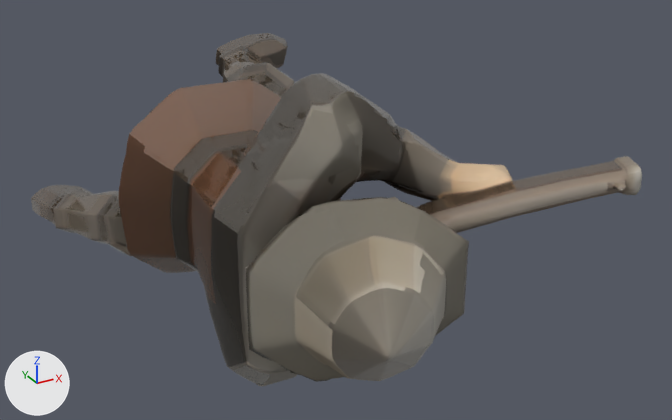
The OBJ model EngineSIU/EngineSIU/Contents/Gunner/Gunner.obj, before and after one commit.
The view is the same before and after, from a 50 mm lens placed at (-1.3, -3.4, 1.14), pointed at (0.03, -0.99, -0.06). Every picture has the same lights, and +X, +Y and +Z are marked at lower left. Where no turn or scale is listed for an object, it has been applied to the vertices.

The first picture shows 'SomeMeshName'.
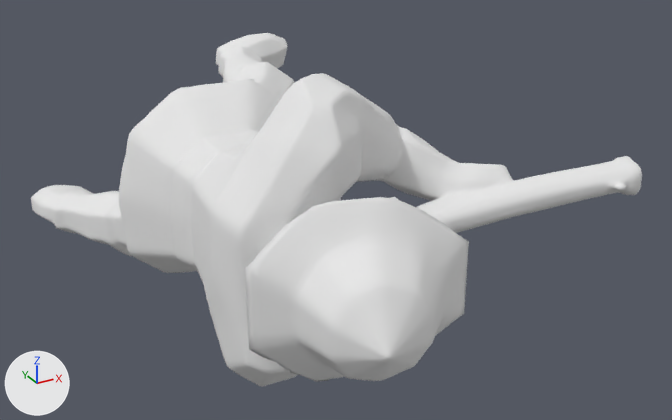
Pixel boxes [x1, y1, x2, y2] of what changed, in the pictures (672 x 420 px):
'SomeMeshName', recoloured
    both: [31, 33, 642, 387]

What the commit changed:
Material 'Material_222' (mat_material_222) is new.
Its base color is (0.8, 0.8, 0.8) (white #e7e7e7).
Its roughness is 1.0.
me_somemeshname has 16552 vertices, 16552 faces and spans x -0.74..0.74, y -1.9..0.0, z -0.46..0.46.
me_somemeshname no longer uses material mat_material_0.
me_somemeshname now uses material mat_material_222 (white #e7e7e7).
